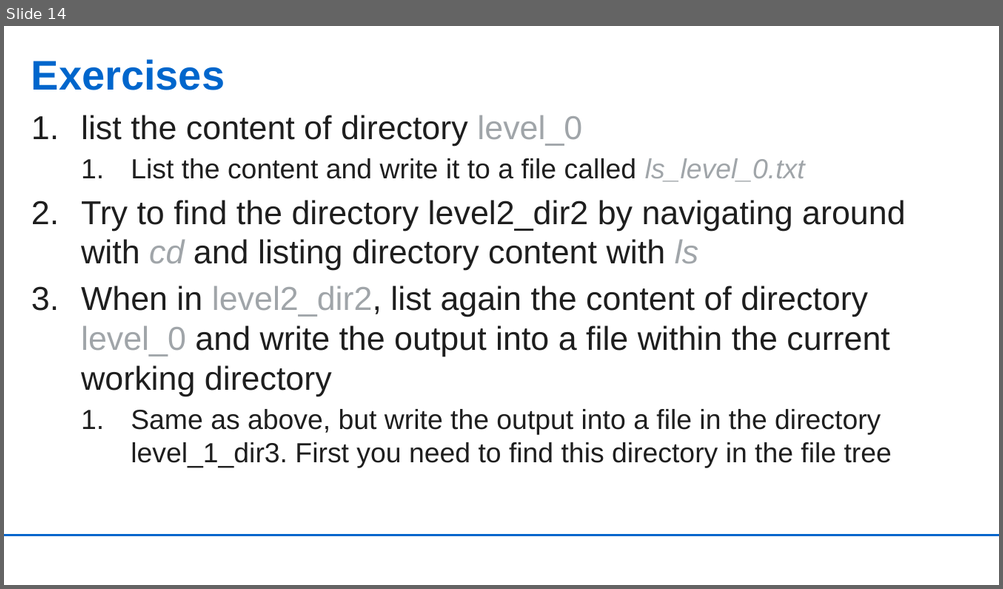
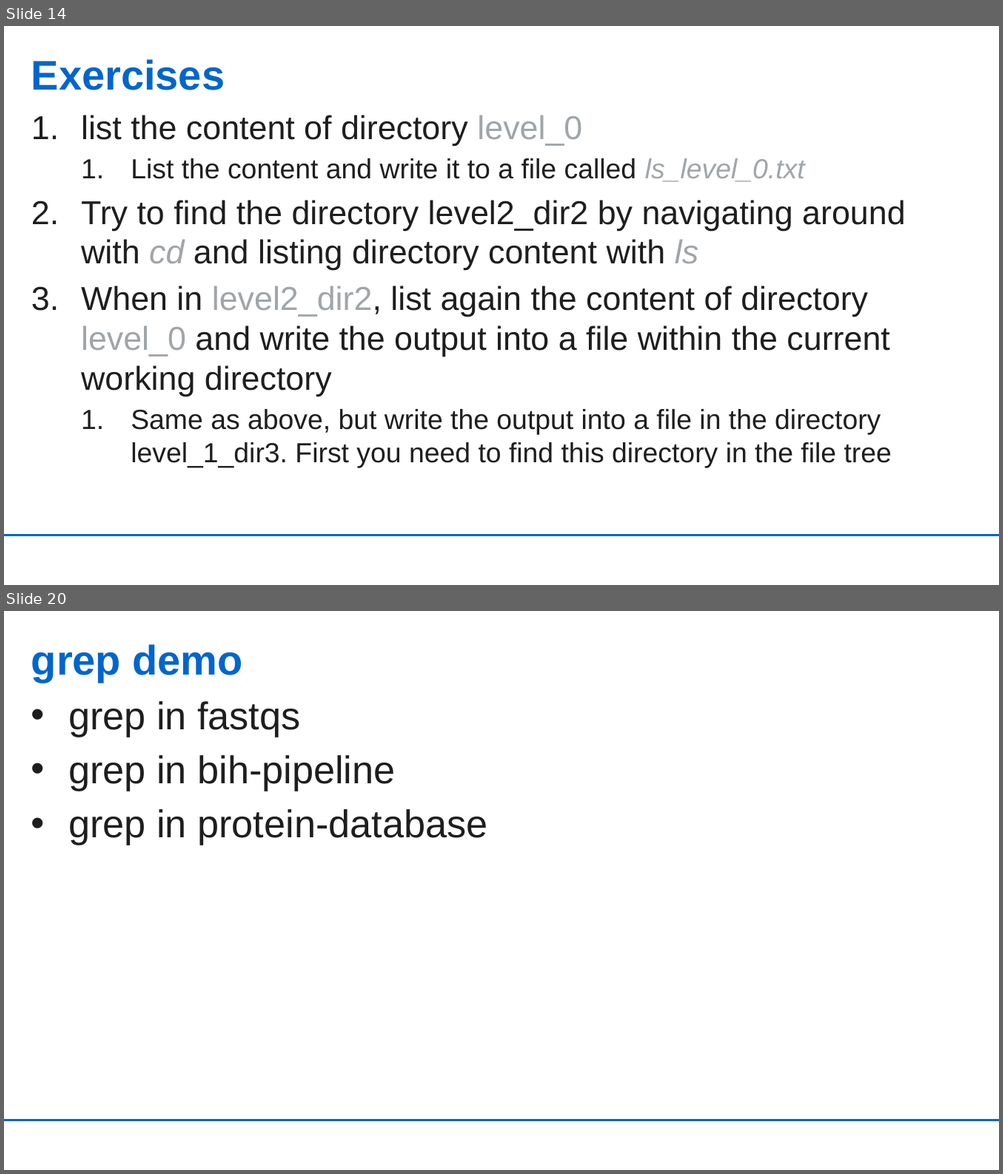
Before and after one commit to UdoGi/KCCR_snakemake_pipeline, a slide deck: slides/ghana_linux_basics.pptx. Shown one above the other, each under a label of ours: slide 14 before the commit, slides 14 and 20 after it; the slides between them are not shown. The pictures are 1003x589 and 1003x1174 pixels, drawn with LibreOffice and Linux fonts; fonts in the diff are those of the drawing; background and template pictures are left out. Boxes give left, top, right and bottom in pixels: in the first picture for what was removed or moved away, otherwise in the second. Text is boxed around its words. In the diff, an @@ line names an element or a change of style, - is before the commit and + after.

```diff
--- a/slides/ghana_linux_basics.pptx
+++ b/slides/ghana_linux_basics.pptx
@@ slide 20 added at [4, 611, 999, 1170], background #FFFFFF; not listed: 1 template element that a slide beside it also shows @@
@@ title added at [31, 644, 243, 682], 30 pt, text #0066CC, bold @@
+grep demo
@@ text added at [68, 701, 487, 846], 28 pt, text #1E1E1E @@
+• grep in fastqs
+• grep in bih-pipeline
+• grep in protein-database
```
Also in this commit, not shown: 3 slides changed, 6 other slides added.
